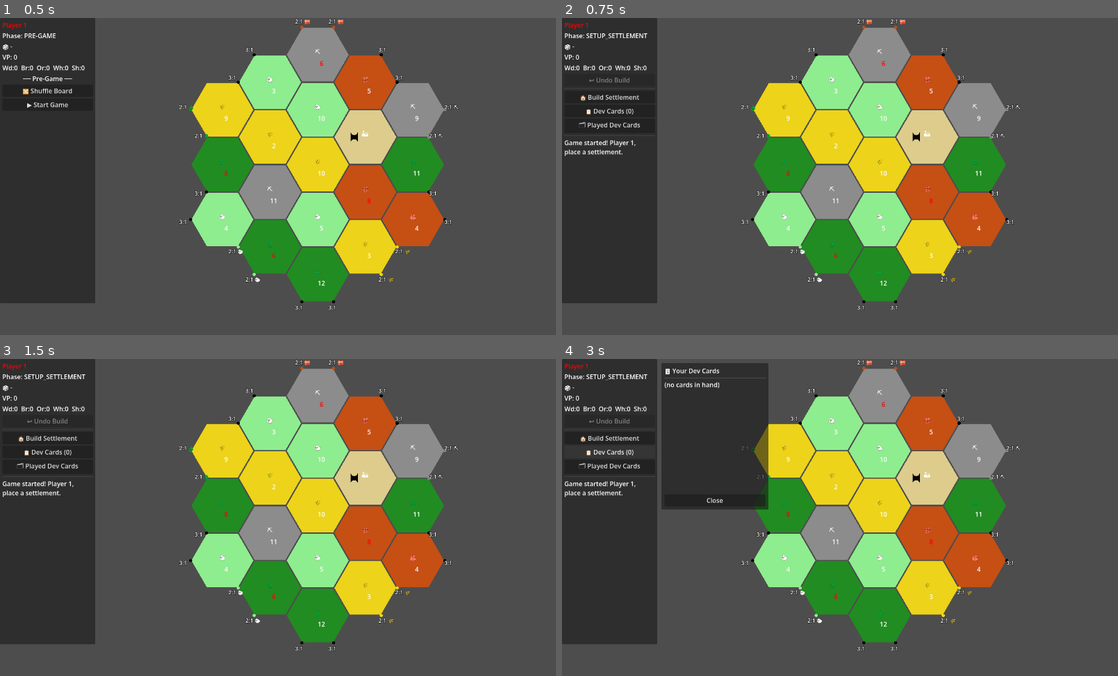
Above: before the commit, frames 1-4 (two rows, left to right).
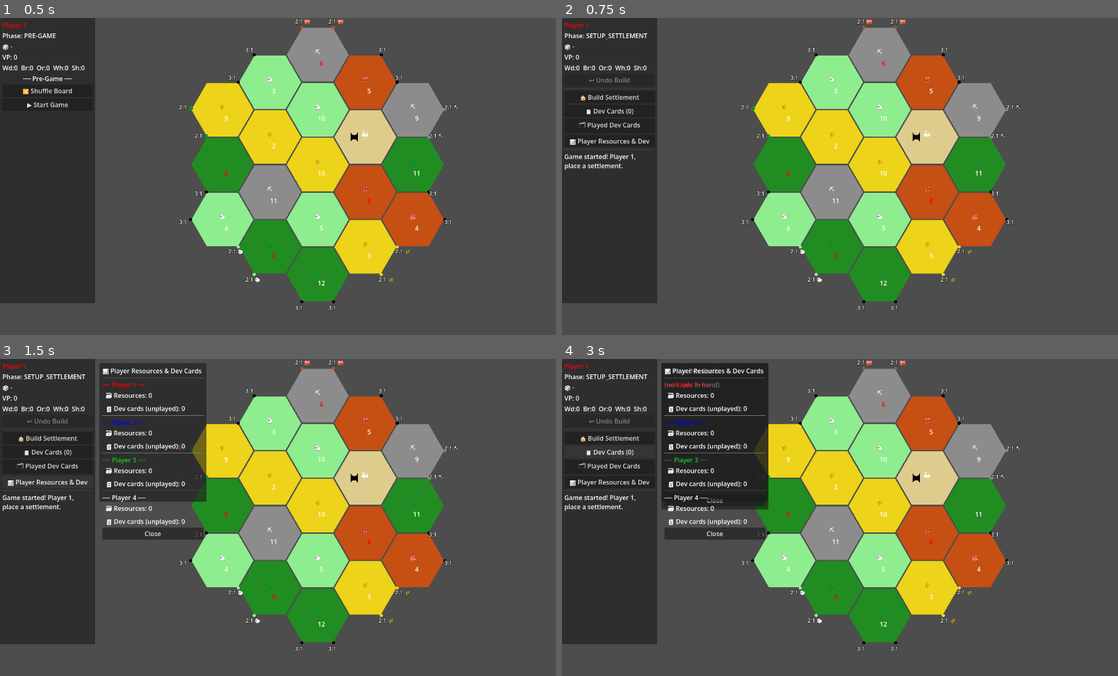
Above: after the commit, the same moments.

Repository: Francesco-Grossi/catan
Game: Godot game, scene res://scenes/Main.tscn
Two runs of this game, one before a commit and one after it. Both use one fixed random seed, a clock stepped at 60 frames per second and the inputs below.
Inputs (mouse positions are in pixels of both pictures, inside the frame that each line leads up to):
- Up to frame 1 (0.5 s): no input
- Up to frame 2 (0.75 s): click "▶ Start Game" at 0.5 s
- Up to frame 3 (1.5 s): click (50, 482) at 1.25 s, where only the run after the commit has a clickable "📊 Player Resources & Dev"
- Up to frame 4 (3 s): click "🏠 Build Settlement" at 2 s; click "📋 Dev Cards (0)" at 2.75 s

Frame 1 is identical in both runs. In frame 2, 0.5% of the frame differs, in the area x 0-17%, y 36-48%; in frame 3, 9.3%, in the area x 0-38%, y 1-57%; in frame 4, 2.7%.

Commit message:
add visual for total resource and dve card not played

Diff:
--- a/scenes/UI.gd
+++ b/scenes/UI.gd
@@ -24,6 +24,7 @@
 @onready var btn_dev:          Button        = $Panel/VBox/GameSection/BtnDev
 @onready var btn_view_dev:     Button        = $Panel/VBox/GameSection/BtnViewDev
 @onready var btn_view_played:  Button        = $Panel/VBox/GameSection/BtnViewPlayed
+@onready var btn_view_stats:   Button        = $Panel/VBox/GameSection/BtnViewStats
 @onready var hbox_bank_trade:  HBoxContainer = $Panel/VBox/GameSection/HBoxBankTrade
 @onready var give_option:      OptionButton  = $Panel/VBox/GameSection/HBoxBankTrade/GiveOption
 @onready var receive_option:   OptionButton  = $Panel/VBox/GameSection/HBoxBankTrade/ReceiveOption
@@ -40,6 +41,10 @@
 @onready var played_panel:        Panel         = $PlayedPanel
 @onready var played_list:         VBoxContainer = $PlayedPanel/VBox/PlayedList
 @onready var btn_close_played:    Button        = $PlayedPanel/VBox/BtnClose
+
+@onready var stats_panel:         Panel         = $StatsPanel
+@onready var stats_list:          VBoxContainer = $StatsPanel/VBox/StatsList
+@onready var btn_close_stats:     Button        = $StatsPanel/VBox/BtnClose
 
 @onready var discard_panel:       Panel         = $DiscardPanel
 @onready var discard_label:       Label         = $DiscardPanel/VBox/LblDiscard
@@ -79,10 +84,8 @@
 var _board: Node2D = null
 
 func _ready() -> void:
-	# Board ref — safe, resolved at runtime not parse-time
 	_board = get_node_or_null("/root/Main/Board")
 
-	# GameManager signals
 	GameManager.phase_changed.connect(_on_phase_changed)
 	GameManager.turn_changed.connect(func(_i): _refresh_ui())
 	GameManager.resources_changed.connect(func(_i): _refresh_ui())
@@ -95,11 +98,9 @@
 	GameManager.trade_offer_sent.connect(_on_trade_offer_sent)
 	GameManager.trade_offer_resolved.connect(func(): tr_panel.visible = false)
 
-	# Pre-game buttons
 	btn_shuffle.pressed.connect(_on_shuffle)
 	btn_start.pressed.connect(_on_start)
 
-	# Game buttons
 	btn_roll.pressed.connect(func(): GameManager.roll_dice())
 	btn_end.pressed.connect(func(): GameManager.end_turn())
 	btn_undo.pressed.connect(func(): GameManager.undo_last_build(); _refresh_ui())
@@ -109,12 +110,13 @@
 	btn_dev.pressed.connect(_on_buy_dev)
 	btn_view_dev.pressed.connect(_open_dev_panel)
 	btn_view_played.pressed.connect(_open_played_panel)
+	btn_view_stats.pressed.connect(_open_stats_panel)
 	btn_bank_trade.pressed.connect(_on_bank_trade)
 	btn_player_trade.pressed.connect(_open_pt_panel)
 
-	# Panel buttons
 	btn_close_dev.pressed.connect(func(): dev_panel.visible = false)
 	btn_close_played.pressed.connect(func(): played_panel.visible = false)
+	btn_close_stats.pressed.connect(func(): stats_panel.visible = false)
 	btn_confirm_discard.pressed.connect(_on_confirm_discard)
 	btn_yop_ok.pressed.connect(_on_yop_ok)
 	btn_mono_ok.pressed.connect(_on_mono_ok)
@@ -123,7 +125,6 @@
 	btn_tr_accept.pressed.connect(func(): GameManager.accept_trade())
 	btn_tr_decline.pressed.connect(func(): GameManager.decline_trade())
 
-	# Populate resource dropdowns
 	var res_labels := ["Wood", "Brick", "Ore", "Wheat", "Sheep"]
 	for opt in [give_option, receive_option, yop_res1, yop_res2, mono_res]:
 		opt.clear()
@@ -132,22 +133,19 @@
 
 	_build_pt_spins()
 
-	# Hide all floating panels at start
-	for pan in [dev_panel, played_panel, discard_panel, yop_panel,
+	for pan in [dev_panel, played_panel, stats_panel, discard_panel, yop_panel,
 				mono_panel, steal_panel, pt_panel, tr_panel]:
 		pan.visible = false
 	lbl_robber.visible = false
 
-	# Connect board node clicks
 	for v in GameManager.vertices:
 		v.clicked.connect(_on_vertex_clicked)
 	for e in GameManager.edges:
 		e.clicked.connect(_on_edge_clicked)
 
-	# Apply initial phase
 	_on_phase_changed(GameManager.current_phase)
 
-# ── Phase change: toggle sidebar sections ─────────────────────────────────
+# ── Phase change ───────────────────────────────────────────────────────────
 func _on_phase_changed(phase: int) -> void:
 	var in_pregame := (phase == GameManager.Phase.PRE_GAME)
 	pregame_section.visible = in_pregame
@@ -212,7 +210,6 @@
 	btn_dev.text      = "🃏 Buy Dev (%d)" % GameManager.dev_card_deck.size()
 	btn_view_dev.text = "📋 Dev Cards (%d)" % p.dev_cards.size()
 
-	# Auto-select during setup so player can click board immediately
 	if in_setup_s:
 		_pending_action = "settlement"
 	elif in_setup_r:
@@ -312,6 +309,43 @@
 		played_list.add_child(lb)
 	played_panel.visible = true
 
+# ── Player Stats panel ─────────────────────────────────────────────────────
+func _open_stats_panel() -> void:
+	for c in stats_list.get_children():
+		c.queue_free()
+
+	for i in GameManager.players.size():
+		var pl := GameManager.players[i]
+
+		# Player header (coloured)
+		var header := Label.new()
+		header.text = "── Player %d ──" % (i + 1)
+		header.add_theme_color_override("font_color", pl.color)
+		stats_list.add_child(header)
+
+		# Total resources (sum of all types)
+		var total_res := 0
+		for res in pl.resources.values():
+			total_res += res
+		var res_lbl := Label.new()
+		res_lbl.text = "  🗃 Resources: %d" % total_res
+		stats_list.add_child(res_lbl)
+
+		# Total unplayed dev cards in hand
+		# dev_cards holds regular cards; victory_point_cards are scored immediately
+		# but we show them here as "unplayed" because the player still holds them
+		var total_dev := pl.dev_cards.size() + pl.victory_point_cards
+		var dev_lbl := Label.new()
+		dev_lbl.text = "  🃏 Dev cards (unplayed): %d" % total_dev
+		stats_list.add_child(dev_lbl)
+
+		# Separator between players (not after last)
+		if i < GameManager.players.size() - 1:
+			var sep := HSeparator.new()
+			stats_list.add_child(sep)
+
+	stats_panel.visible = true
+
 # ── Discard ────────────────────────────────────────────────────────────────
 func _on_discard_required(player_idx: int, amount: int) -> void:
 	var p := GameManager.players[player_idx]
--- a/scenes/UI.tscn
+++ b/scenes/UI.tscn
@@ -104,6 +104,10 @@
 layout_mode = 2
 text = "🗂 Played Dev Cards"
 
+[node name="BtnViewStats" type="Button" parent="Panel/VBox/GameSection" unique_id=300000008]
+layout_mode = 2
+text = "📊 Player Resources & Dev"
+
 [node name="HSep1" type="HSeparator" parent="Panel/VBox/GameSection" unique_id=300000006]
 layout_mode = 2
 
@@ -195,6 +199,35 @@
 layout_mode = 2
 text = "Close"
 
+[node name="StatsPanel" type="Panel" parent="." unique_id=130000001]
+visible = false
+offset_left = 250.0
+offset_top = 10.0
+offset_right = 520.0
+offset_bottom = 360.0
+
+[node name="VBox" type="VBoxContainer" parent="StatsPanel" unique_id=130000002]
+layout_mode = 0
+offset_left = 8.0
+offset_top = 8.0
+offset_right = 262.0
+offset_bottom = 344.0
+
+[node name="LblTitle" type="Label" parent="StatsPanel/VBox" unique_id=130000003]
+layout_mode = 2
+text = "📊 Player Resources & Dev Cards"
+
+[node name="HSep" type="HSeparator" parent="StatsPanel/VBox" unique_id=130000004]
+layout_mode = 2
+
+[node name="StatsList" type="VBoxContainer" parent="StatsPanel/VBox" unique_id=130000005]
+layout_mode = 2
+size_flags_vertical = 3
+
+[node name="BtnClose" type="Button" parent="StatsPanel/VBox" unique_id=130000006]
+layout_mode = 2
+text = "Close"
+
 [node name="DiscardPanel" type="Panel" parent="." unique_id=600000001]
 visible = false
 offset_left = 260.0
